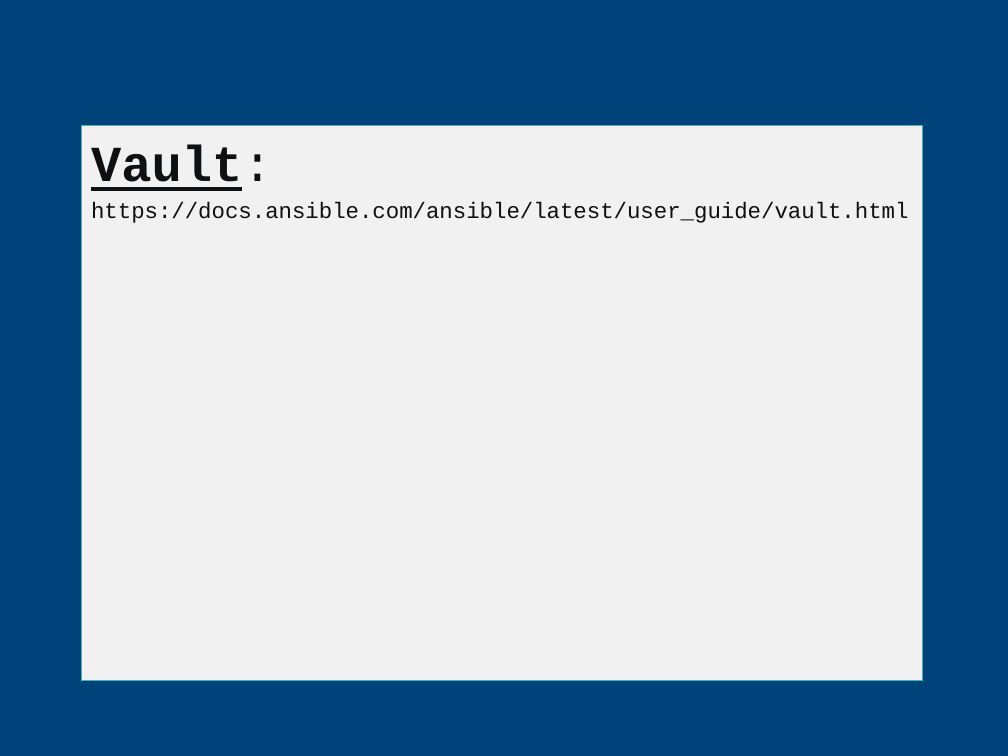
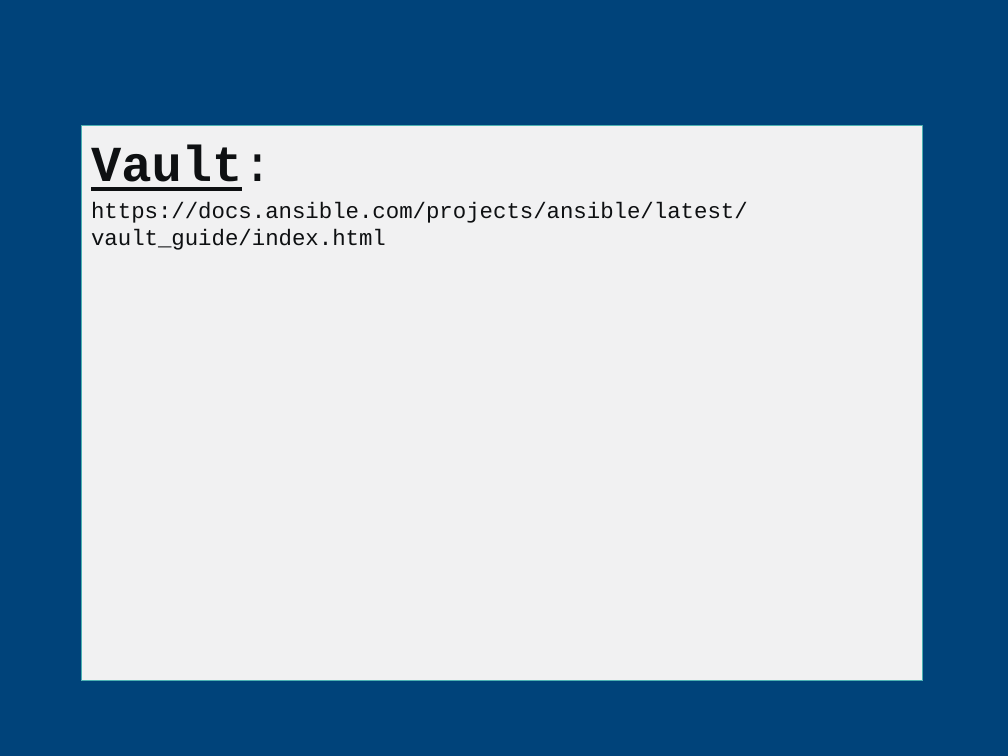
Before and after one commit to CCoupel/ansible-training, a slide deck: slide 135 of Ansible Training.pptx. Drawn at 1008x756 pixels with LibreOffice and Linux fonts; fonts in the diff are those of the drawing; background and template pictures are left out. Boxes give left, top, right and bottom in pixels: in the first picture for what was removed or moved away, otherwise in the second. Text is boxed around its words. In the diff, an @@ line names an element or a change of style, - is before the commit and + after.

```diff
--- a/Ansible Training.pptx
+++ b/Ansible Training.pptx
@@ text in freeform shape at box(91, 202, 748, 250): text changed @@
-https://docs.ansible.com/ansible/latest/user_guide/vault.html
+https://docs.ansible.com/projects/ansible/latest/vault_guide/index.html
```
Also in this commit, not shown: 16 other slides changed, 4 slides added, 4 slides removed.
